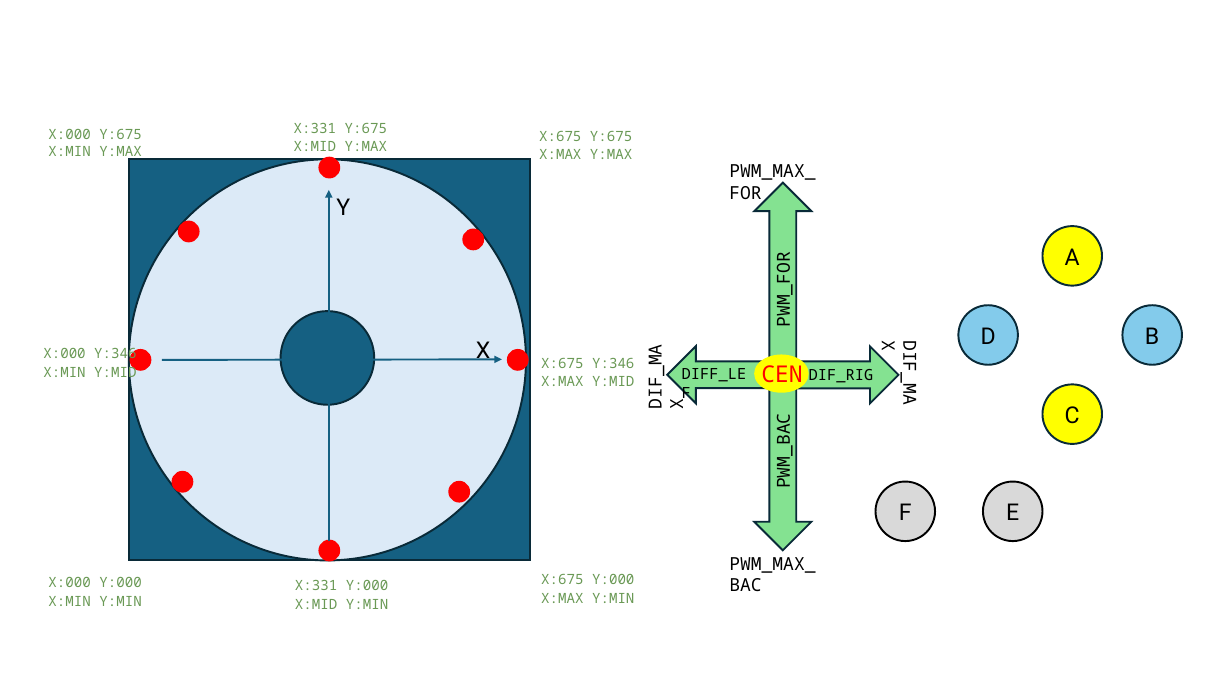
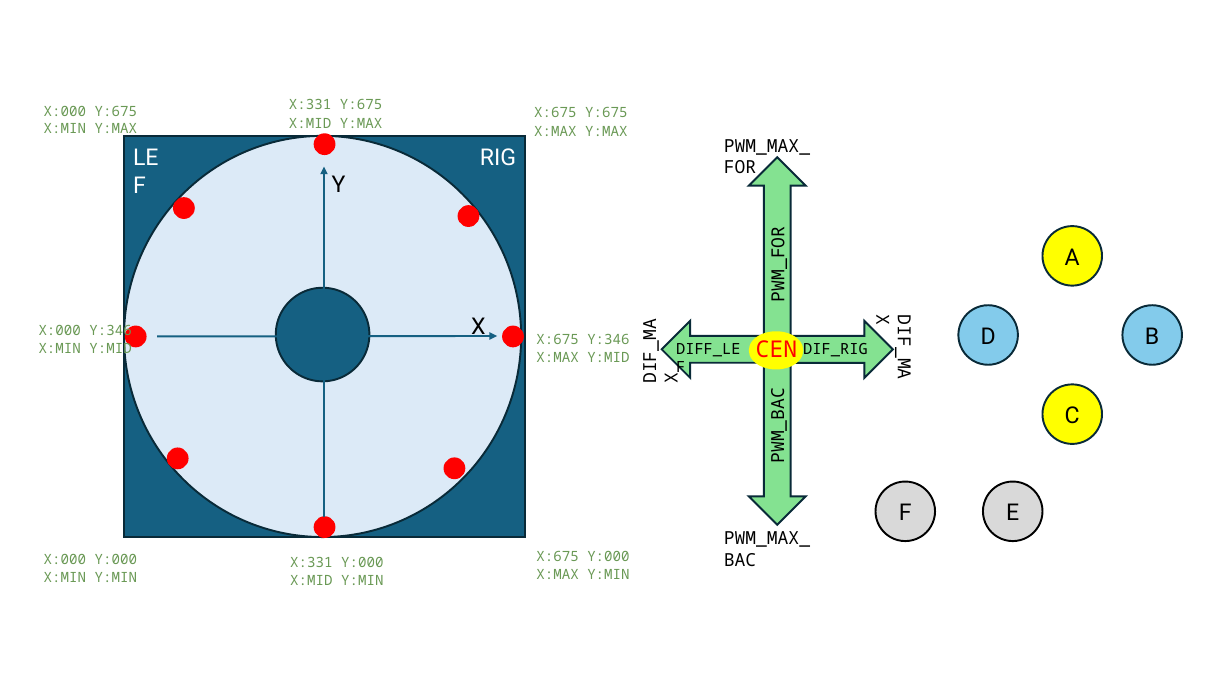
Before and after one commit to SandorBalazsHU/elte-submarine, a slide deck: slide 1 of joystick_graph.pptx (slide 2 before the commit). Drawn at 1232x693 pixels with LibreOffice and Linux fonts; fonts in the diff are those of the drawing. Boxes give left, top, right and bottom in pixels: in the first picture for what was removed or moved away, otherwise in the second. Text is boxed around its words. In the diff, an @@ line names an element or a change of style, - is before the commit and + after.

```diff
--- a/joystick_graph.pptx
+++ b/joystick_graph.pptx
@@ text added at (x1=124, y1=139, x2=179, y2=176), 18 pt, text #FFFFFF @@
+LEF
@@ text added at (x1=480, y1=148, x2=516, y2=166), 18 pt, text #FFFFFF @@
+RIG
@@ 20 texts, 11 ellipses, 4 down arrows, 2 arrows, 1 rectangle moved together from (x1=43, y1=123, x2=922, y2=609) to (x1=39, y1=99, x2=917, y2=585) @@
```
Also in this commit, not shown: 1 slide removed, 2 other files.
